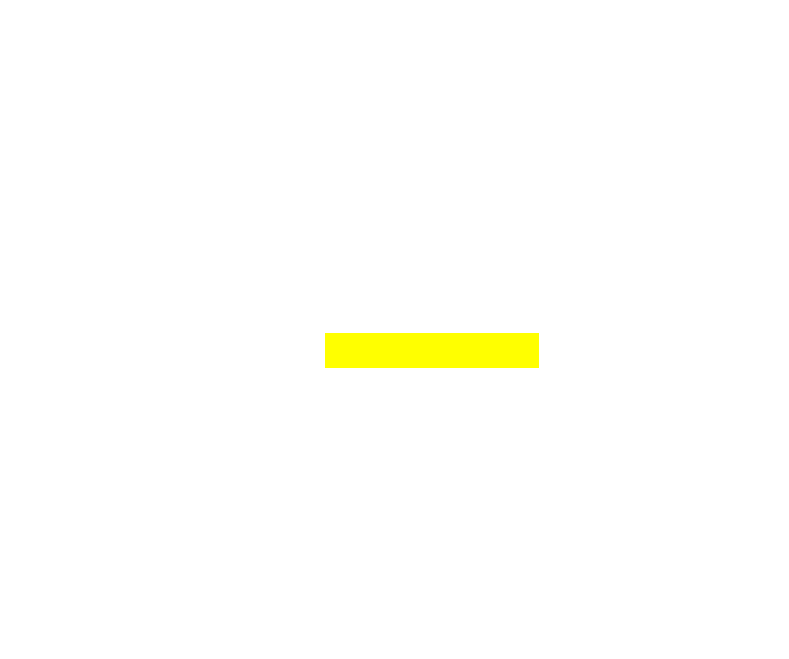
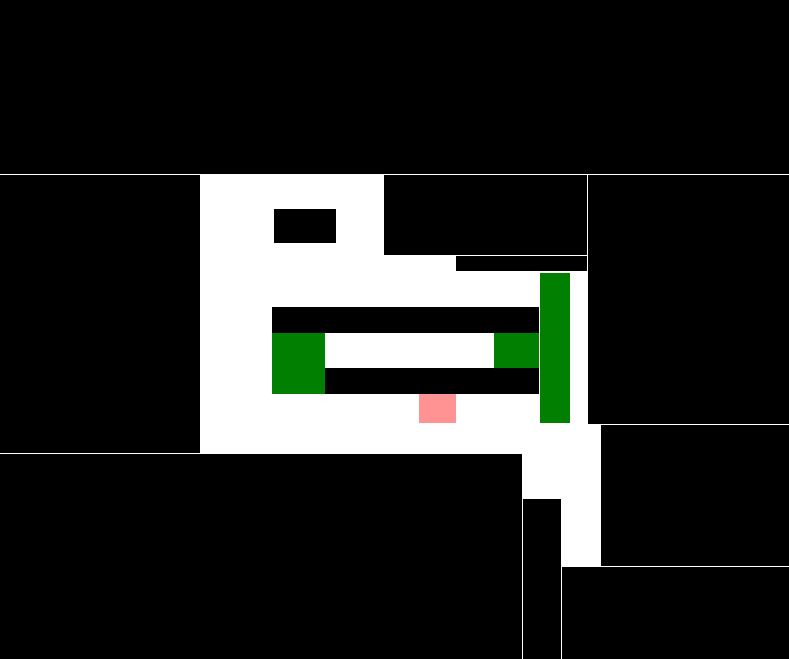
Before/after of a 789×659 layered artwork. What changed in the layer stack:
added layer "Cost area" above "Warning sound" over [419, 394, 456, 423]
renamed "Beep" to "Warning sound", showed it, painted on it over [272, 273, 570, 423]
hid "One way" over [325, 333, 539, 368]
showed "Obstacles" over [272, 209, 539, 394]
showed "Border" over [0, 0, 789, 659]
showed "Empty space" over [0, 0, 789, 659]
